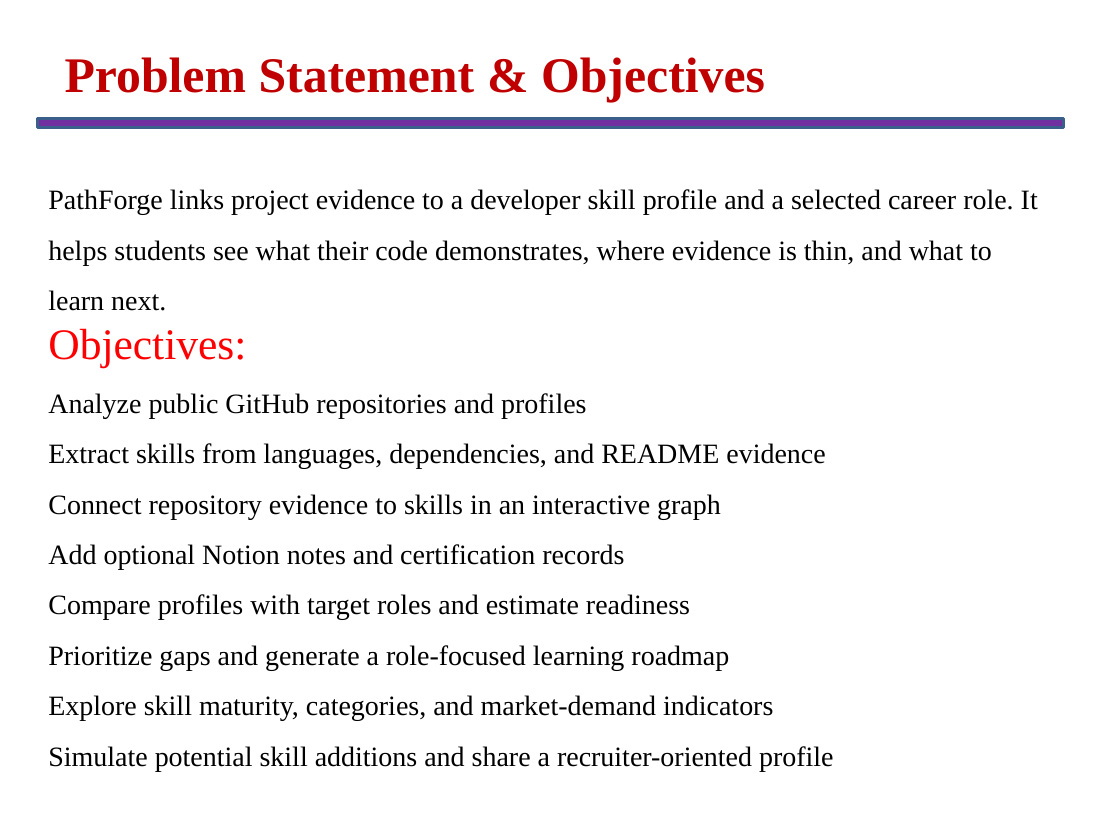
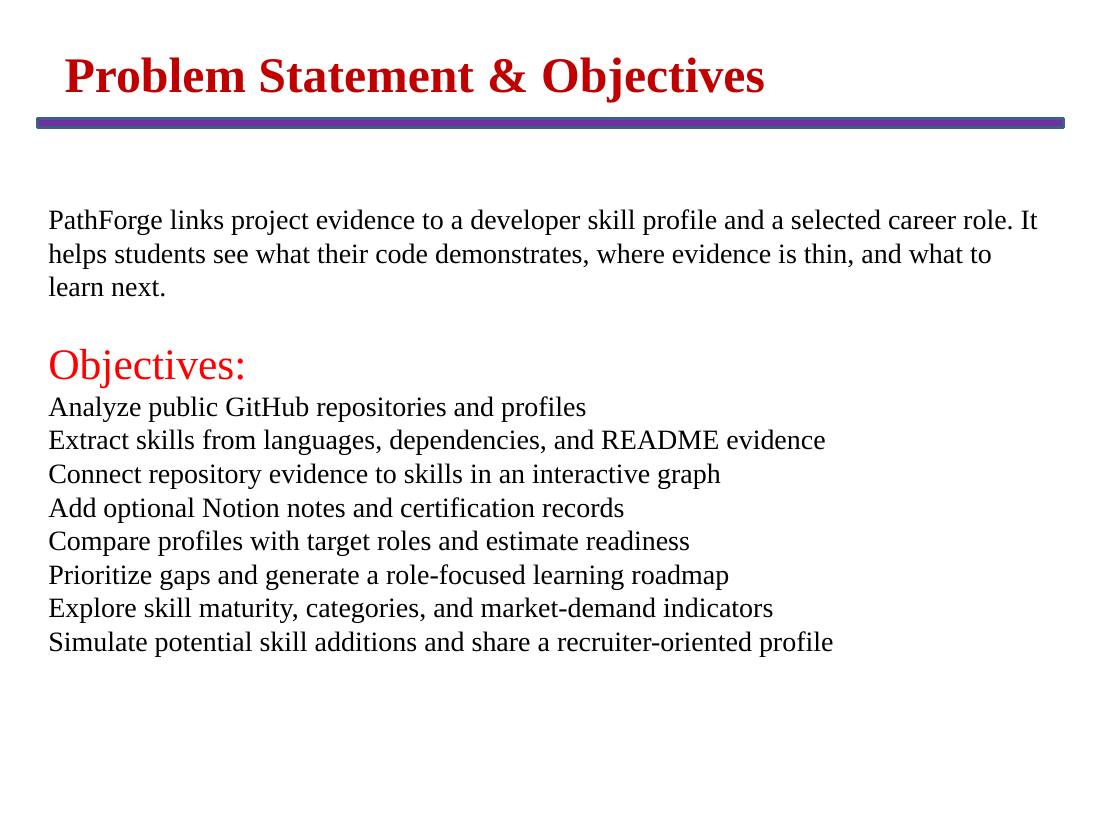
Before and after one commit to Rohithsilent/PathForge, a slide deck: slide 8 of .pathforge-output/PathForge_Project_Presentation.pptx. Drawn at 1120x840 pixels with LibreOffice and Linux fonts; fonts in the diff are those of the drawing. Boxes give left, top, right and bottom in pixels: in the first picture for what was removed or moved away, otherwise in the second. Text is boxed around its words. In the diff, an @@ line names an element or a change of style, - is before the commit and + after.

```diff
--- a/.pathforge-output/PathForge_Project_Presentation.pptx
+++ b/.pathforge-output/PathForge_Project_Presentation.pptx
@@ text "PathForge links project evidence to ...": place and size @@
-text "PathForge links project evidence to ..." at (48, 189, 1038, 771)
+text "PathForge links project evidence to ..." at (48, 209, 1038, 656)
@@ text at (48, 209, 1038, 656): line spacing 1.5 to 1 @@
```
Also in this commit, not shown: 10 other slides changed, 1 slide added, 2 slides removed, 29 other files.
